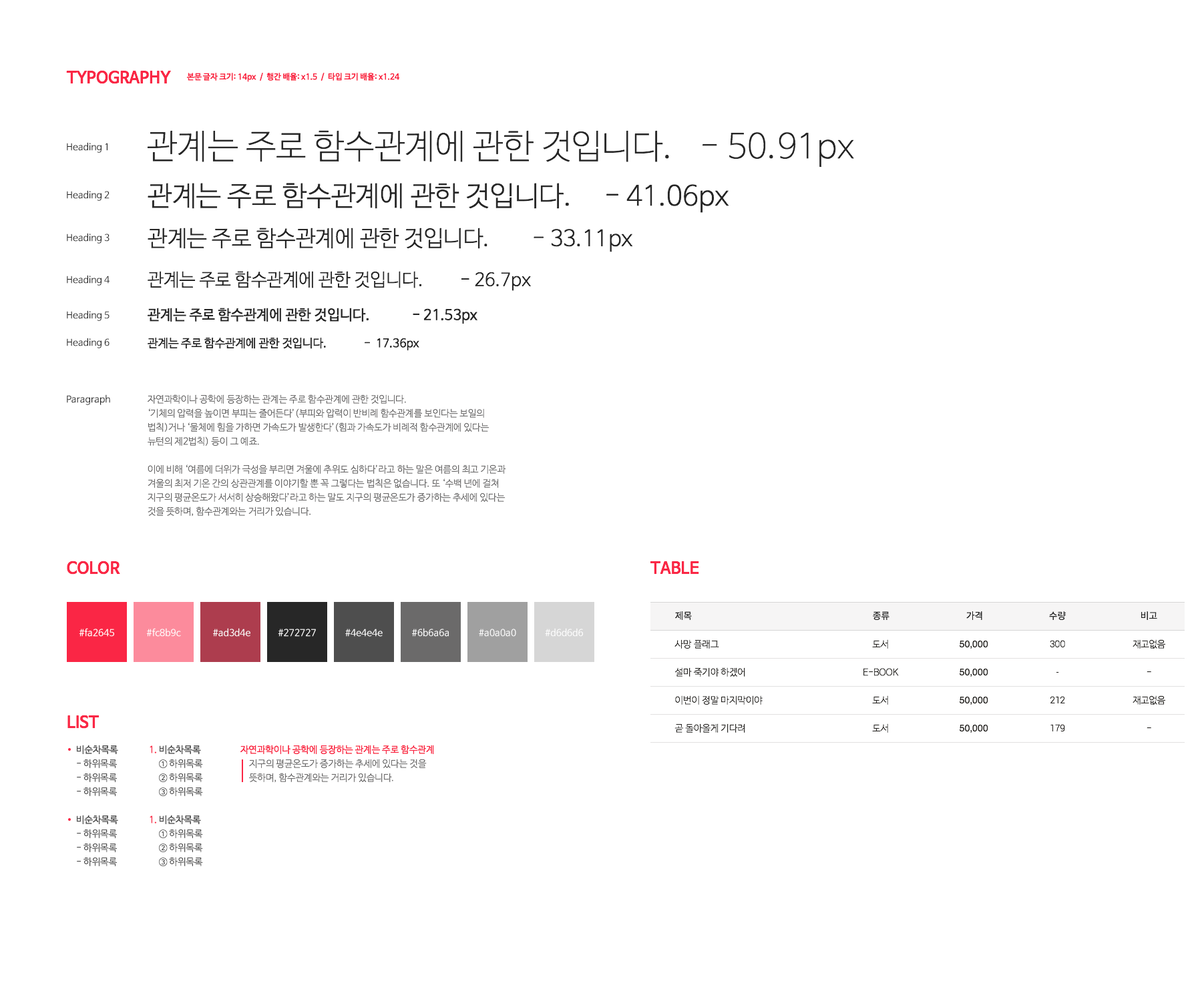
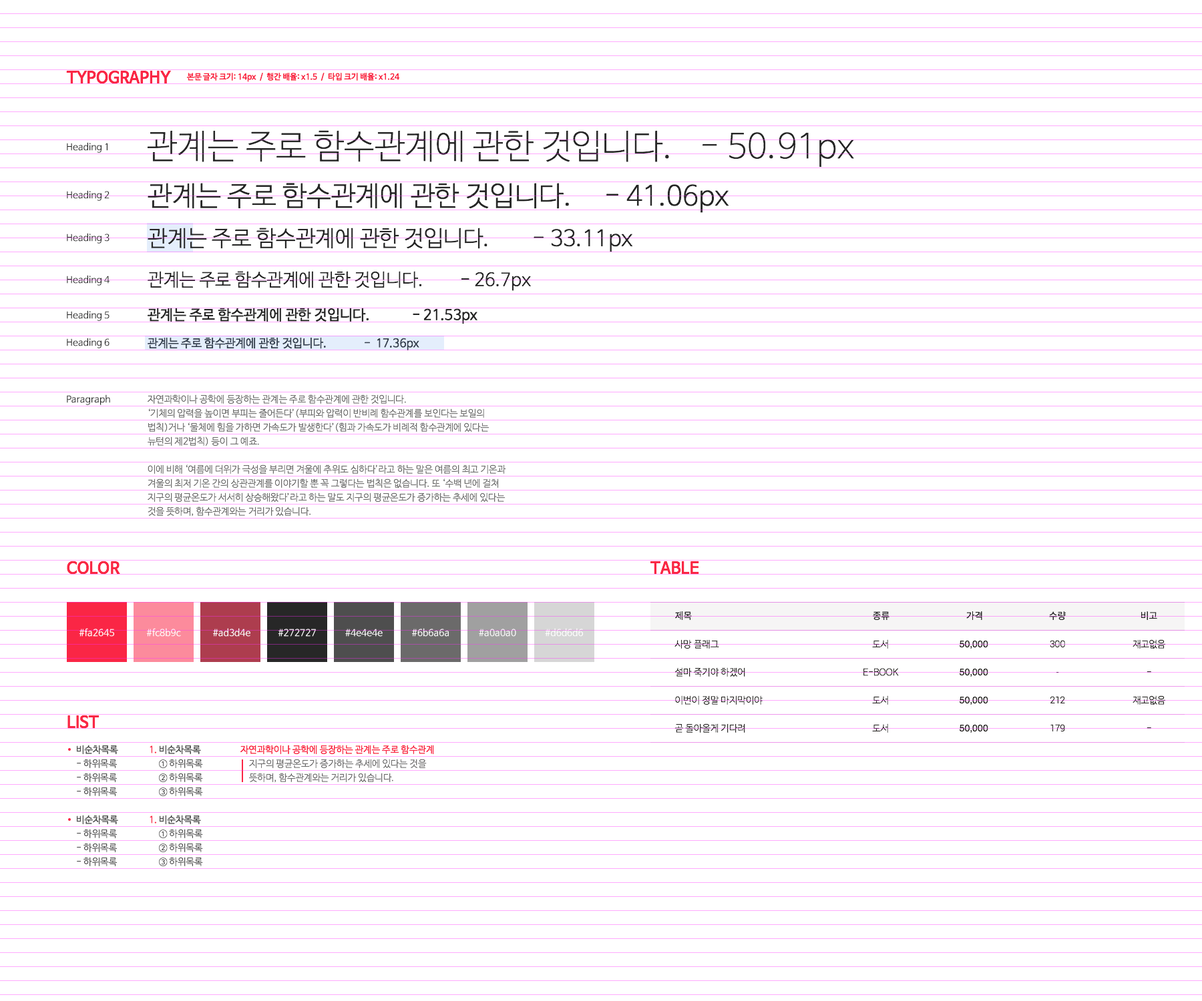
Two versions of the same layered image (w=1202, h=1001). Layer-by-layer changes:
showed group "GRID" (1 layers) over (0, 13, 1202, 996)
moved "Heading 2" above "Heading 3" over (66, 195, 110, 197)
moved "Heading 3" above "Heading 4" over (66, 237, 110, 239)
moved "Heading 4" above "Heading 5" over (66, 279, 110, 281)
added layer "Rectangle 3" (20%) in group "[content]" over (146, 222, 193, 253)
added layer "Rectangle 2" (20%) in group "[content]" over (144, 335, 444, 350)
